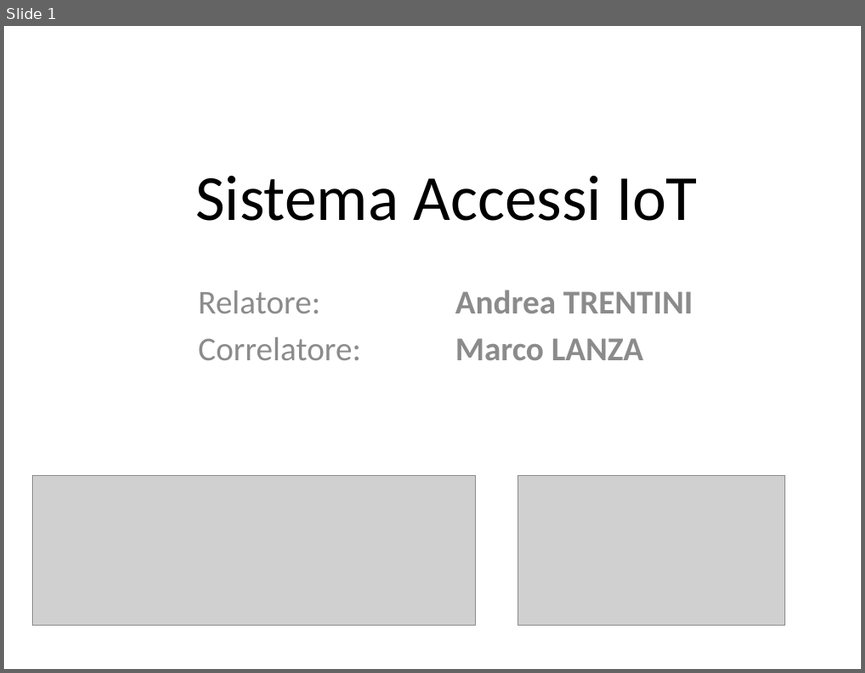
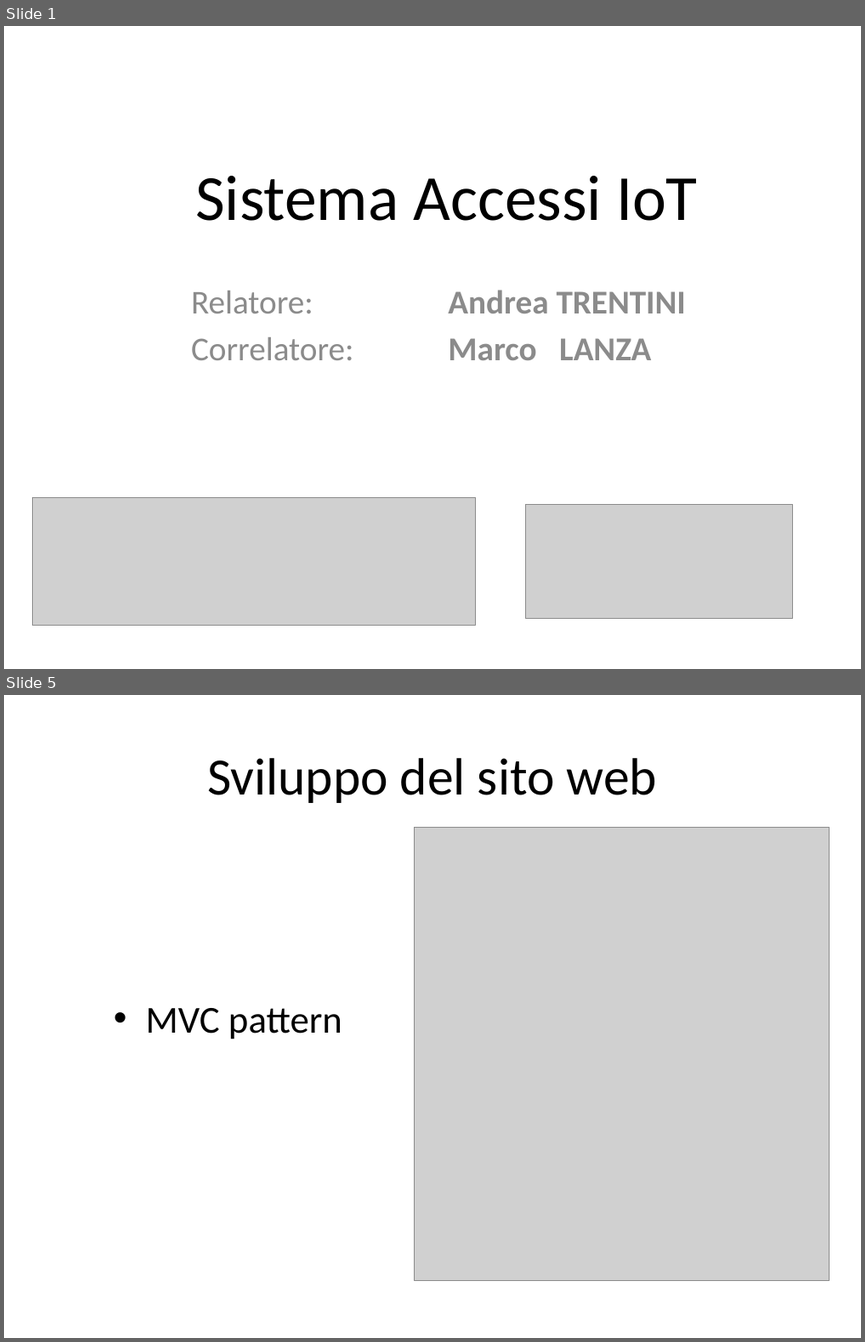
Before and after one commit to Jolsty/SimSim, a slide deck: Tesi_Sistema_Accessi_IoT_Andrei_Ciulpan_872394/presentazione/Sistema Accessi IoT.pptx. Shown one above the other, each under a label of ours: slide 1 before the commit, slides 1 and 5 after it; the slides between them are not shown. The pictures are 865x673 and 865x1342 pixels, drawn with LibreOffice and Linux fonts; fonts in the diff are those of the drawing; grey boxes stand for pictures. Boxes give left, top, right and bottom in pixels: in the first picture for what was removed or moved away, otherwise in the second. Text is boxed around its words. In the diff, an @@ line names an element or a change of style, - is before the commit and + after.

```diff
--- a/Tesi_Sistema_Accessi_IoT_Andrei_Ciulpan_872394/presentazione/Sistema Accessi IoT.pptx
+++ b/Tesi_Sistema_Accessi_IoT_Andrei_Ciulpan_872394/presentazione/Sistema Accessi IoT.pptx
@@ slide 5 added at box(4, 695, 861, 1338), background #FFFFFF @@
@@ title added at box(207, 758, 657, 803), 44 pt, text #000000 @@
+Sviluppo del sito web
@@ picture added at box(415, 827, 828, 1280) @@
@@ text added at box(146, 1008, 342, 1039), 32 pt, text #000000 @@
+• MVC pattern
@@ slide 1 changed as well @@
@@ subtitle "Relatore: Andrea TRENTINI": place and size @@
-subtitle "Relatore: Andrea TRENTINI" at box(198, 290, 692, 360)
+subtitle "Relatore: Andrea TRENTINI" at box(191, 290, 686, 360)
@@ picture: place and size @@
-picture at box(32, 475, 475, 625)
+picture at box(32, 497, 475, 625)
@@ picture: place and size @@
-picture at box(518, 475, 784, 625)
+picture at box(525, 504, 791, 618)
```
Also in this commit, not shown: 9 other slides added, 1 slide removed, 2 other files.
